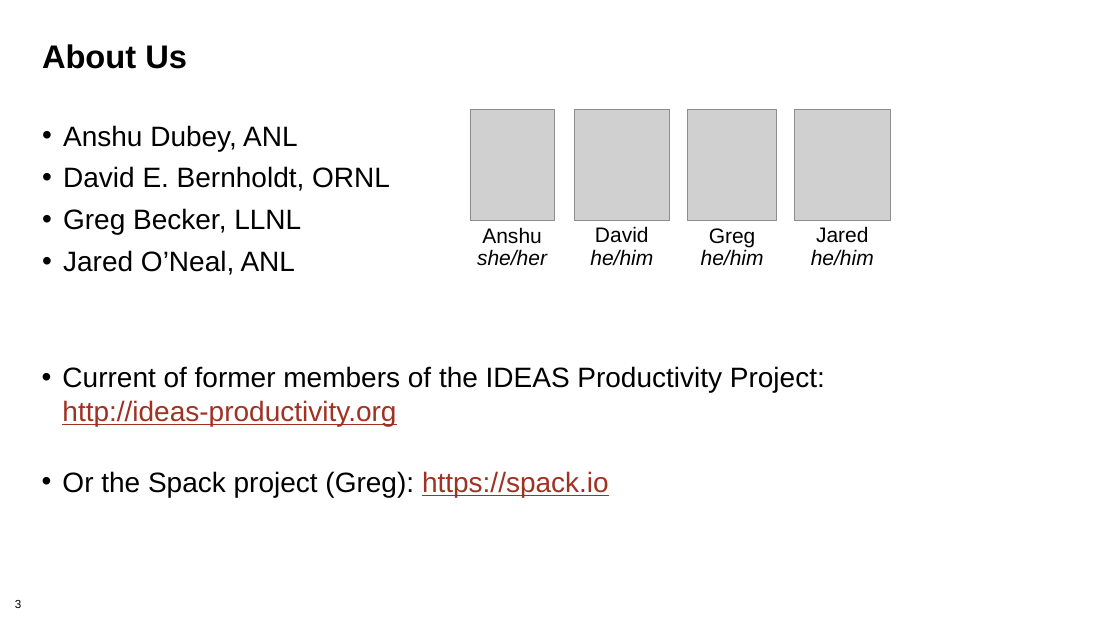
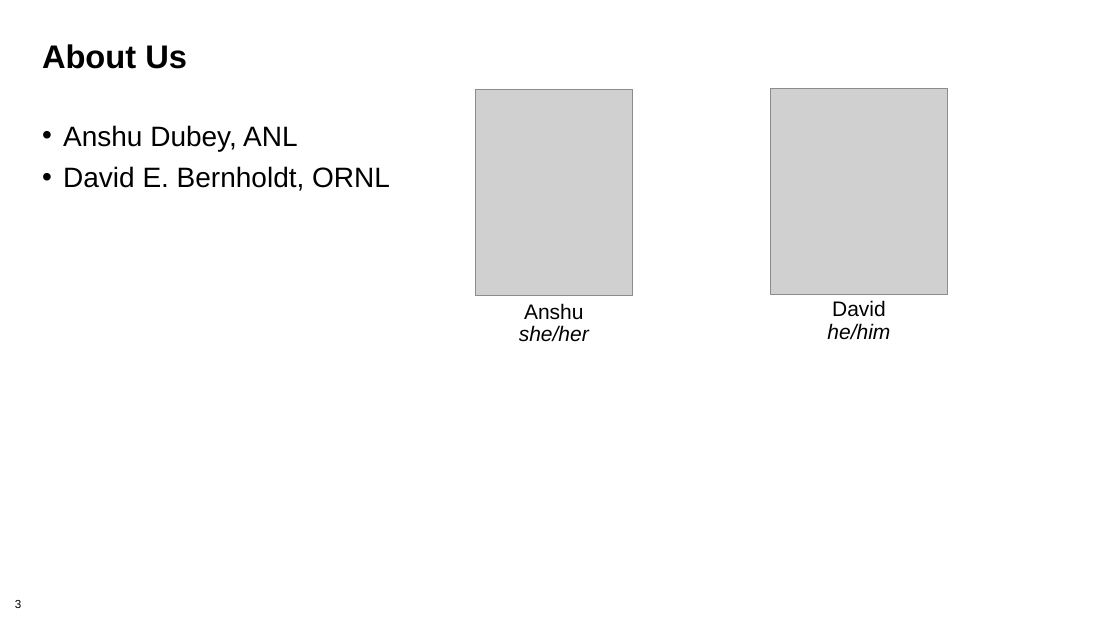
Before and after one commit to bssw-tutorial/presentations, a slide deck: slide 3 of intro-a.pptx. Drawn at 1120x630 pixels with LibreOffice and Linux fonts; fonts in the diff are those of the drawing; grey boxes stand for pictures; background and template pictures are left out. Boxes give left, top, right and bottom in pixels: in the first picture for what was removed or moved away, otherwise in the second. Text is boxed around its words. In the diff, an @@ line names an element or a change of style, - is before the commit and + after.

```diff
--- a/intro-a.pptx
+++ b/intro-a.pptx
@@ picture resized from (x1=470, y1=109, x2=554, y2=220) to (x1=476, y1=89, x2=633, y2=296) @@
@@ picture resized from (x1=574, y1=109, x2=670, y2=220) to (x1=770, y1=88, x2=948, y2=295) @@
@@ picture removed at (x1=687, y1=109, x2=776, y2=220) @@
@@ picture removed at (x1=795, y1=109, x2=891, y2=220) @@
@@ text at (x1=63, y1=208, x2=301, y2=275): paragraphs removed @@
-• Greg Becker, LLNL
-• Jared O’Neal, ANL
@@ text removed at (x1=701, y1=228, x2=764, y2=266) @@
-Greg
-he/him
@@ text removed at (x1=811, y1=226, x2=874, y2=266) @@
-Jared
-he/him
@@ text "Anshu" moved from (x1=477, y1=227, x2=547, y2=266) to (x1=519, y1=303, x2=589, y2=342) @@
@@ text "David" moved from (x1=590, y1=226, x2=653, y2=266) to (x1=827, y1=300, x2=890, y2=340) @@
@@ text removed at (x1=62, y1=366, x2=825, y2=497) @@
-• Current of former members of the IDEAS Productivity Project: http://ideas-productivity.org
-• Or the Spack project (Greg): https://spack.io
```
Also in this commit, not shown: 5 other slides changed, 2 slides removed, 3 other files.
